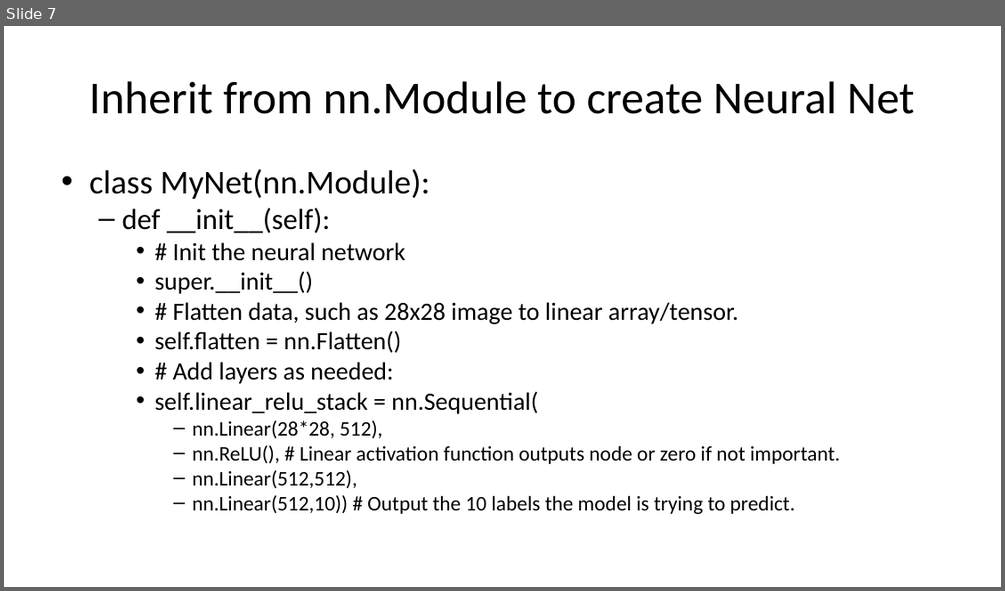
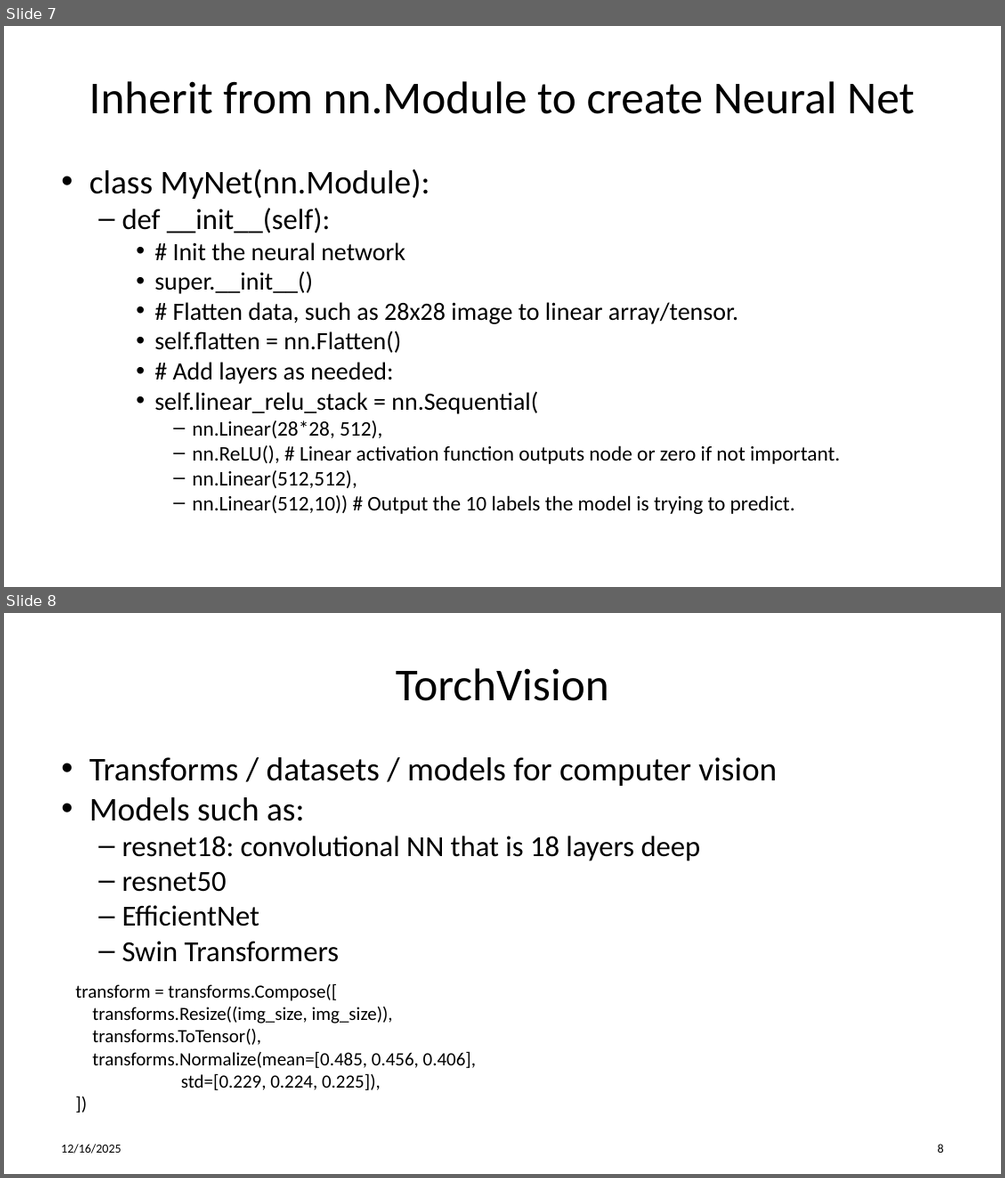
Before and after one commit to gigaprog/p_presentations, a slide deck: AI/AI PyTorch.pptx. Shown one above the other, each under a label of ours: slide 7 before the commit, slides 7 and 8 after it. The pictures are 1005x591 and 1005x1178 pixels, drawn with LibreOffice and Linux fonts; fonts in the diff are those of the drawing. Boxes give left, top, right and bottom in pixels: in the first picture for what was removed or moved away, otherwise in the second. Text is boxed around its words. In the diff, an @@ line names an element or a change of style, - is before the commit and + after.

Commit message:
PyTorch

```diff
--- a/AI/AI PyTorch.pptx
+++ b/AI/AI PyTorch.pptx
@@ slide 8 added at (4,613,1001,1174), background #FFFFFF @@
@@ title added at (396,668,609,701), 44 pt, text #000000 @@
+TorchVision
@@ text added at (89,757,777,962), 28 pt, text #000000 @@
+• Transforms / datasets / models for computer vision
+• Models such as:
+  – resnet18: convolutional NN that is 18 layers deep
+  – resnet50
+  – EfficientNet
+  – Swin Transformers
@@ text added at (75,983,476,1090), 18 pt, text #000000 @@
+transform = transforms.Compose([
+transforms.Resize((img_size, img_size)),
+transforms.ToTensor(),
+transforms.Normalize(mean=[0.485, 0.456, 0.406],
+std=[0.229, 0.224, 0.225]),
+])
@@ text added at (61,1143,121,1153), 12 pt, text #000000 @@
+12/16/2025
@@ page number added at (938,1143,944,1152), 12 pt, text #000000 @@
+8
```
Also in this commit, not shown: 1 other slide added.
